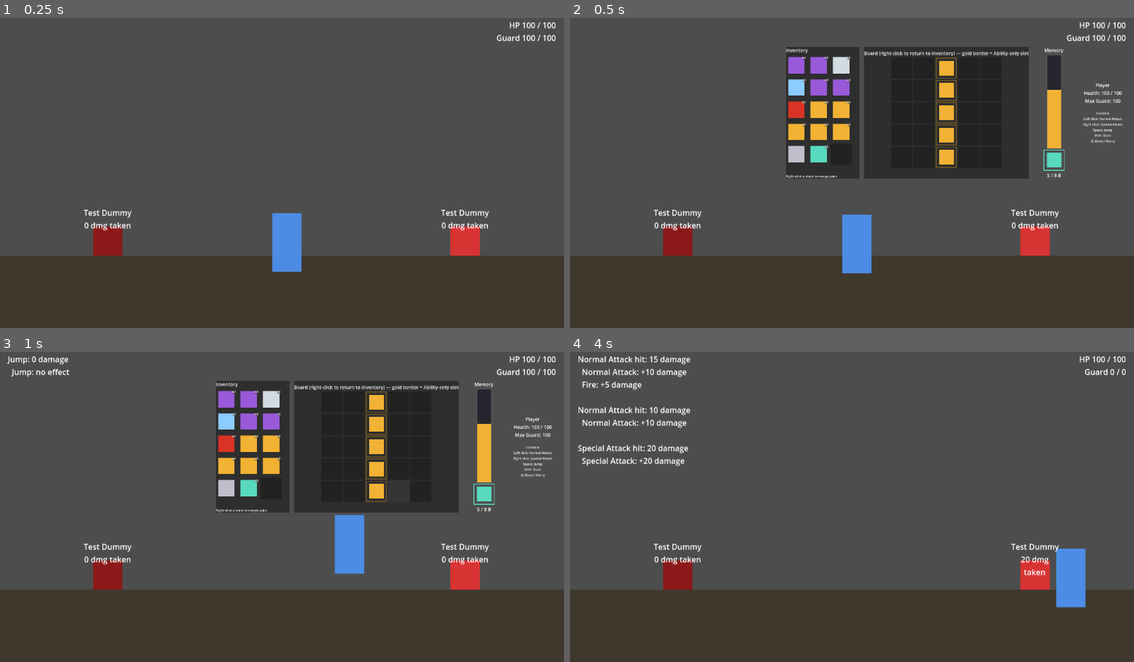
Above: before the commit, frames 1-4 (two rows, left to right).
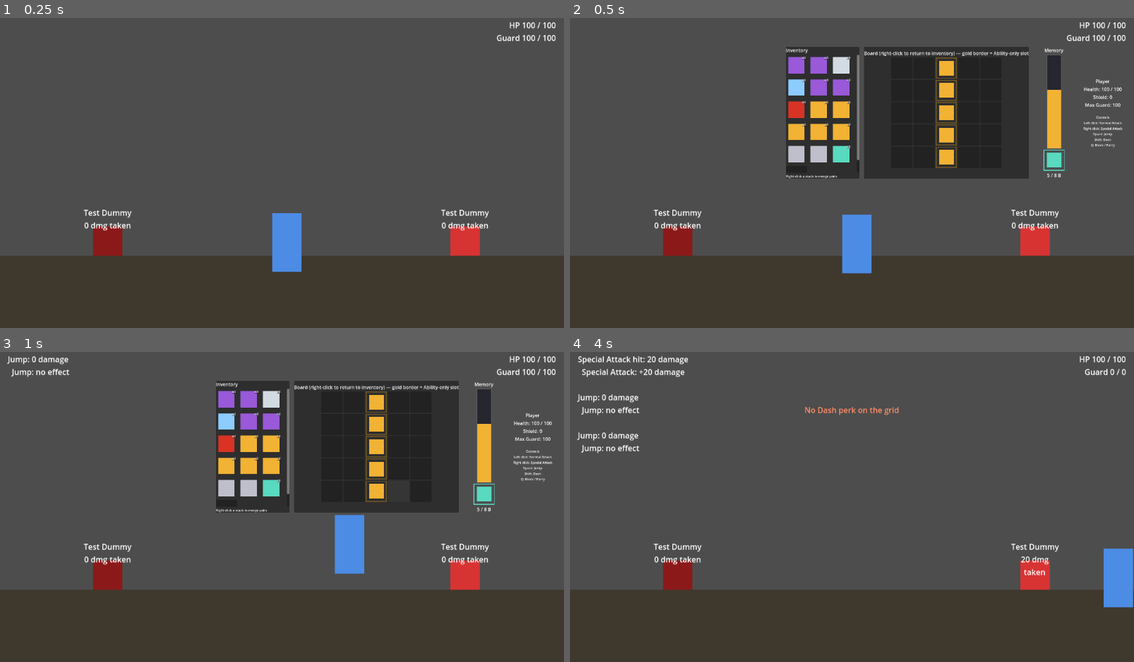
Above: after the commit, the same moments.

Repository: Thord1n/SynapseGame
Game: Godot game, scene res://scenes/tests/grid_trigger_test.tscn
The game is run twice, just before and just after one commit, with the same random seed, the same clock (stepped at 60 frames per second) and the same inputs. This scene is started directly instead of the project's main scene.
Inputs (mouse positions are in pixels of both pictures, inside the frame that each line leads up to):
- Up to frame 1 (0.25 s): no input
- Up to frame 2 (0.5 s): no input
- Up to frame 3 (1 s): tap A (Left) at 0.5 s; move the mouse to (406, 488) at 0.52 s; hold D (Right) from 0.53 s (still down); hold Q (Block) from 0.53 s (still down); click (406, 488) at 0.67 s; tap Space (Jump) at 0.77 s; tap Shift (Dash) at 0.8 s
- Up to frame 4 (4 s): tap Space (Jump) at 1.07, 1.52, 1.82, 2.3, 2.75, 2.85, 3.02, 3.32, 3.77 s; tap A (Left) at 1.25, 2 s; move the mouse to (739, 519) at 1.27 s; release Q (Block) at 1.28 s; tap Shift (Dash) at 1.35, 3.8 s; right-click (739, 519) at 1.55 s; move the mouse to (908, 435) at 2.02 s; release D (Right) at 2.03 s; hold A (Left) 2.03-2.78 s; hold Right mouse button (Special_attack) 2.03-2.78 s; move the mouse to (823, 565) at 2.77 s; hold D (Right) from 2.78 s (still down); click (823, 565) at 2.92 s; tap Q (Block) at 3.05 s; move the mouse to (1021, 550) at 3.52 s; hold Q (Block) from 3.53 s (still down)

Frame 1 is identical in both runs. In frame 2, 1.0% of the frame differs, in the area x 42-98%, y 11-47%; in frame 3, 1.0%; in frame 4, 3.9%, in the area x 1-100%, y 1-83%.

Commit message:
Block is its own ability; Shield is a passive Core perk; missing-perk cue
Thomas reversed the Shield-as-Block ruling: Shield is a physical
(passive) shield and Block is an action. Block (block.tres,
BlockPerkDefinition) is the Block button's ability, its chain fires on a
parry and its level sets max Guard (base_damage 100). Shield is back to
the flat shield stat, now a Core perk, and not in the starting loadout.

Pressing a move whose perk isn't on the grid flashes a short HUD cue
naming the perk (on press only, no lasting marker).

Co-Authored-By: Claude Opus 5.5 (1M context) <noreply@anthropic.com>
Claude-Session: https://claude.ai/code/session_017xZyWZz86SG64GVaBwrJvM

Diff:
--- /dev/null
+++ b/resources/perks/ability/block.tres
@@ -0,0 +1,11 @@
+[gd_resource type="Resource" script_class="BlockPerkDefinition" load_steps=2 format=3]
+
+[ext_resource type="Script" path="res://scripts/perks/block_perk_definition.gd" id="1"]
+
+[resource]
+script = ExtResource("1")
+id = &"block"
+display_name = "Block"
+description = "Block (hold) and Parry (press just before a hit) on one button. Its level sets max Guard. Modifiers chained here fire on a parry."
+input_accepts = Array[int]([2])
+base_damage = 100.0
--- a/resources/perks/ability/shield.tres
+++ b/resources/perks/core/shield.tres
@@ -6,7 +6,6 @@
 script = ExtResource("1")
 id = &"shield"
 display_name = "Shield"
-description = "Block (hold) and Parry (press just before a hit) on one button. Its level sets max Guard. Modifiers chained here fire on a parry."
-perk_class = 1
-input_accepts = Array[int]([2])
-base_damage = 100.0
+description = "Passive physical shield. Raises max Shield while placed anywhere on the grid. Not tied to a button; blocking is the Block ability."
+perk_class = 0
+base_damage = 20.0
--- a/scenes/main/game_gui.gd
+++ b/scenes/main/game_gui.gd
@@ -26,8 +26,9 @@
 const ABILITY_SLOT_BORDER := 3.0
 
 ## Fixed named abilities (see AbilityController): an input action always means this specific
-## perk id, wherever it's currently placed on the board — not a fixed board slot. Shield (the
-## Block button) is absent: PlayerController handles Block itself, and its chain fires on a parry.
+## perk id, wherever it's currently placed on the board — not a fixed board slot. Block is
+## absent: PlayerController handles it, and its chain fires on a parry (TriggerRouter). Shield is
+## a passive stat read by PlayerCharacter, never triggered.
 ## Keys match project.godot's [input] section exactly (case-sensitive) — these are real,
 ## editor-configured Input Map actions now, not runtime-registered here (see _ready()).
 const ABILITY_ACTIONS := {
@@ -50,7 +51,7 @@
 	&"jump": Vector2i(2, 0),
 	&"normal_attack": Vector2i(2, 1),
 	&"special_attack": Vector2i(2, 2),
-	&"shield": Vector2i(2, 3),
+	&"block": Vector2i(2, 3),
 	&"dash": Vector2i(2, 4),
 }
 
@@ -81,6 +82,7 @@
 ## on a successful placement/pickup so it never lingers past being relevant.
 var status_label: Label
 var health_label: Label
+var shield_label: Label
 var guard_label: Label
 
 var tooltip_panel: PanelContainer
@@ -125,7 +127,10 @@
 	_seed_inventory()
 
 	board.board_recomputed.connect(func(_dirty): _refresh_ui())
+	board.board_recomputed.connect(func(_dirty): player.recompute_shield_from_board(board))
 	inventory.inventory_changed.connect(_refresh_ui)
+
+	player.recompute_shield_from_board(board)
 
 	_refresh_ui()
 
@@ -452,7 +457,7 @@
 
 	return vbox
 
-## Health/max Guard readout plus the control scheme, so the Ability-perk-to-control wiring (see
+## Health/Shield/max Guard readout plus the control scheme, so the Ability-perk-to-control wiring (see
 ## ABILITY_ACTIONS/_unhandled_input) is discoverable without reading source.
 func _build_player_panel() -> Control:
 	var vbox := VBoxContainer.new()
@@ -469,6 +474,10 @@
 	health_label = Label.new()
 	health_label.horizontal_alignment = HORIZONTAL_ALIGNMENT_CENTER
 	vbox.add_child(health_label)
+
+	shield_label = Label.new()
+	shield_label.horizontal_alignment = HORIZONTAL_ALIGNMENT_CENTER
+	vbox.add_child(shield_label)
 
 	guard_label = Label.new()
 	guard_label.horizontal_alignment = HORIZONTAL_ALIGNMENT_CENTER
@@ -909,7 +918,8 @@
 
 func _refresh_player_panel() -> void:
 	health_label.text = "Health: %d / %d" % [player.current_health, player.max_health]
-	guard_label.text = "Max Guard: %d" % ShieldPerkDefinition.max_guard_on(board)
+	shield_label.text = "Shield: %d" % player.shield
+	guard_label.text = "Max Guard: %d" % BlockPerkDefinition.max_guard_on(board)
 
 func _refresh_held_symbol() -> void:
 	if _held.is_empty():
--- a/scenes/main/main.gd
+++ b/scenes/main/main.gd
@@ -16,7 +16,12 @@
 @onready var player: PlayerController = $World/Player
 @onready var player_status_label: Label = $HudLayer/PlayerStatusLabel
 
+## How long the "missing perk" cue stays on screen.
+const MISSING_CUE_SECONDS := 1.2
+
 var _combat_log_lines: Array[String] = []
+var _missing_cue: Label
+var _missing_cue_timer: SceneTreeTimer
 
 func _ready() -> void:
 	_register_toggle_action()
@@ -38,7 +43,27 @@
 	player.hurt.connect(func(hit: Hit): _on_ability_triggered("Hit for %s%s" % [PerkDefinition.format_number(hit.damage), " (unblockable)" if hit.kind == Hit.Kind.UNBLOCKABLE else ""]))
 	player.guard_broken.connect(func(): _on_ability_triggered("GUARD BROKEN"))
 	player.died.connect(func(): _on_ability_triggered("Died, back to spawn"))
+	player.ability_missing.connect(_show_missing_cue)
 	_refresh_player_status()
+
+## Pressing a move whose perk isn't on the grid flashes a short cue naming the perk (Thomas:
+## only when the action is pressed, no permanent marker).
+func _show_missing_cue(ability_id: StringName) -> void:
+	if _missing_cue == null:
+		_missing_cue = Label.new()
+		_missing_cue.set_anchors_and_offsets_preset(Control.PRESET_CENTER_TOP)
+		_missing_cue.offset_top = 120.0
+		_missing_cue.grow_horizontal = Control.GROW_DIRECTION_BOTH
+		_missing_cue.horizontal_alignment = HORIZONTAL_ALIGNMENT_CENTER
+		_missing_cue.add_theme_color_override("font_color", Color(1.0, 0.55, 0.4))
+		$HudLayer.add_child(_missing_cue)
+	_missing_cue.text = "No %s perk on the grid" % String(ability_id).capitalize()
+	_missing_cue.visible = true
+	var timer := get_tree().create_timer(MISSING_CUE_SECONDS)
+	_missing_cue_timer = timer
+	timer.timeout.connect(func():
+		if _missing_cue_timer == timer:
+			_missing_cue.visible = false)
 
 func _refresh_player_status() -> void:
 	player_status_label.text = "HP %d / %d\nGuard %d / %d" % [
--- a/scenes/tests/grid_trigger_test.gd
+++ b/scenes/tests/grid_trigger_test.gd
@@ -1,8 +1,8 @@
 extends Node
 ## Scripted regression check for TriggerRouter: each gameplay event resolves the matching
 ## ability's SynapseGrid chain against the right enemy (the hit landing -> Normal/Special Attack,
-## a parry -> Shield, dodging through a hit -> Dash, takeoff -> Jump over an area), keypresses no
-## longer resolve chains on their own in main.tscn, Special Attack is on a cooldown, Shield's
+## a parry -> Block, dodging through a hit -> Dash, takeoff -> Jump over an area), keypresses no
+## longer resolve chains on their own in main.tscn, Special Attack is on a cooldown, Block's
 ## level sets max Guard, and the grid is live (moves work with it open; removing a perk stops
 ## its move at once). Run headless:
 ## Godot --headless --path <project> res://scenes/tests/grid_trigger_test.tscn --quit-after 3000
@@ -27,11 +27,11 @@
 	# --- Starting loadout: level-2 Memory slotted, the five moves on the grid at 1 byte each.
 	_check(game_gui.memory_system.slotted_perk != null and game_gui.memory_system.slotted_perk.level == 2,
 		"starting loadout slots a level-2 Memory perk")
-	for id in [&"jump", &"normal_attack", &"special_attack", &"shield", &"dash"]:
+	for id in [&"jump", &"normal_attack", &"special_attack", &"block", &"dash"]:
 		_check(router.is_equipped(id), "starting loadout places %s" % id)
 	_check(game_gui.memory_system.get_used(game_gui.board) == 5 and game_gui.memory_system.get_capacity() == 8,
 		"5 abilities use 5 of 8 bytes (%d / %d)" % [game_gui.memory_system.get_used(game_gui.board), game_gui.memory_system.get_capacity()])
-	_check(is_equal_approx(player.max_guard, 100.0), "level-1 Shield gives max Guard 100 (%s)" % player.max_guard)
+	_check(is_equal_approx(player.max_guard, 100.0), "level-1 Block gives max Guard 100 (%s)" % player.max_guard)
 
 	# --- The grid is live: with it open, moves still work.
 	game_gui.visible = true
@@ -45,12 +45,12 @@
 	await _frames(90)
 	game_gui.visible = false
 
-	# --- Removing Shield mid-block stops the block at once and zeroes max Guard.
-	player.block(true)
-	_check(player.is_blocking(), "blocking with Shield placed")
-	_remove(&"shield")
+	# --- Removing the Block perk mid-block stops the block at once and zeroes max Guard.
+	player.block(true)
+	_check(player.is_blocking(), "blocking with the Block perk placed")
+	_remove(&"block")
 	await _frames(2)
-	_check(not player.is_blocking() and player.max_guard == 0.0, "Shield removed mid-block: block ends, no Guard")
+	_check(not player.is_blocking() and player.max_guard == 0.0, "Block perk removed mid-block: block ends, no Guard")
 
 	# --- Abilities are perks: take them off the grid and the moves stop working.
 	_clear_board()
@@ -62,8 +62,23 @@
 	_check(player.is_on_floor(), "no Jump perk: can't jump")
 	_check(not player.dash(), "no Dash perk: can't dodge")
 	player.block(true)
-	_check(not player.is_blocking(), "no Shield perk: can't block or parry")
+	_check(not player.is_blocking(), "no Block perk: can't block or parry")
 	_check(not player.special_attack(), "no Special Attack perk: can't use it")
+	var missing: Array[StringName] = []
+	player.ability_missing.connect(func(id): missing.append(id))
+	player.jump()
+	player.block(true)
+	_check(missing == [&"jump", &"block"], "pressing a missing move reports which perk is missing (%s)" % [missing])
+	var cue: Label = $Main._missing_cue
+	_check(cue != null and cue.visible and cue.text == "No Block perk on the grid", "...and flashes a cue naming it")
+	await _frames(int($Main.MISSING_CUE_SECONDS * 60) + 10)
+	_check(not cue.visible, "...which goes away on its own")
+
+	# --- Shield is a passive Core perk: placed anywhere, it raises the flat shield stat.
+	_check(game_gui.player.shield == 0, "no Shield perk: no shield")
+	_place(&"shield", Vector2i(0, 0), -1, -1)
+	_check(game_gui.player.shield == 20, "Shield placed off the ability column: shield 20 (%d)" % game_gui.player.shield)
+	_remove(&"shield")
 
 	# --- Normal Attack -> Fire on the board: the landed swing deals the chain's damage.
 	_place(&"normal_attack", Vector2i(2, 0), GridDirection.Value.EAST, -1)
@@ -84,23 +99,23 @@
 	_check(player.special_attack(), "Special Attack is ready again after its cooldown")
 	await _frames(20)
 
-	# --- Parry fires the Shield chain at the attacker.
+	# --- Parry fires the Block chain at the attacker.
 	var before := enemy.dummy_target.damage_taken
 	_parry_hit_from(enemy)
-	_check(is_equal_approx(enemy.dummy_target.damage_taken, before), "no Shield on the board: Block does nothing, so nothing fires")
-	_place(&"shield", Vector2i(2, 2), GridDirection.Value.EAST, -1)
+	_check(is_equal_approx(enemy.dummy_target.damage_taken, before), "no Block on the board: blocking does nothing, so nothing fires")
+	_place(&"block", Vector2i(2, 2), GridDirection.Value.EAST, -1)
 	_place(&"shock", Vector2i(3, 2), GridDirection.Value.EAST, GridDirection.Value.WEST)
-	var guard_expected := router.fire(&"shield", null).damage
+	var guard_expected := router.fire(&"block", null).damage
 	before = enemy.dummy_target.damage_taken
 	_parry_hit_from(enemy)
 	_check(guard_expected > 0.0 and is_equal_approx(enemy.dummy_target.damage_taken - before, guard_expected),
-		"Shield -> Shock fires at the attacker on a parry, with no base hit of its own (%s)" % guard_expected)
+		"Block -> Shock fires at the attacker on a parry, with no base hit of its own (%s)" % guard_expected)
 	before = enemy.dummy_target.damage_taken
 	player.block(true)
 	await _frames(20)
 	player.receive_hit(Hit.new(10.0, Hit.Kind.PARRYABLE, enemy))
 	player.block(false)
-	_check(is_equal_approx(enemy.dummy_target.damage_taken, before), "a plain block does not fire the Shield chain")
+	_check(is_equal_approx(enemy.dummy_target.damage_taken, before), "a plain block does not fire the Block chain")
 
 	# --- Dodging through a hit fires the Dash chain at the attacker.
 	_place(&"dash", Vector2i(2, 3), GridDirection.Value.EAST, -1)
--- a/scripts/combat/trigger_router.gd
+++ b/scripts/combat/trigger_router.gd
@@ -7,7 +7,7 @@
 ##
 ## Event -> ability chain -> target:
 ## - attack_landed  (on_hit)           -> the swing's ability (normal/special attack) -> the enemy hit
-## - parried        (on_parry)         -> shield -> the attacker
+## - parried        (on_parry)         -> block  -> the attacker
 ## - dodged_through (on_dodge_through) -> dash   -> the attacker
 ## - jump_started   (on_jump_start)    -> jump   -> every enemy within an area around the
 ##   takeoff point (jump_radius, widened by Explosion/Linger in the chain)
@@ -15,12 +15,12 @@
 ##
 ## Also owns the "is it equipped" rule: it points PlayerController.ability_gate at the board,
 ## so a move whose ability perk isn't placed doesn't happen at all (Thomas: abilities are perks),
-## and keeps the player's max Guard in step with the Shield perk's level.
+## and keeps the player's max Guard in step with the Block perk's level.
 
 const EVENT_LABELS := {
 	&"normal_attack": "Normal Attack hit",
 	&"special_attack": "Special Attack hit",
-	&"shield": "Parry",
+	&"block": "Parry",
 	&"dash": "Dodge through",
 	&"jump": "Jump",
 }
@@ -38,7 +38,7 @@
 func _ready() -> void:
 	player.ability_gate = is_equipped
 	player.attack_landed.connect(_on_attack_landed)
-	player.parried.connect(func(hit: Hit): fire(&"shield", _enemy_of(hit)))
+	player.parried.connect(func(hit: Hit): fire(&"block", _enemy_of(hit)))
 	player.dodged_through.connect(func(hit: Hit): fire(&"dash", _enemy_of(hit)))
 	player.jump_started.connect(_on_jump_started)
 	game_gui.board.board_recomputed.connect(func(_dirty): _sync_max_guard())
@@ -79,7 +79,7 @@
 	fire(ability_id, enemy)
 
 func _sync_max_guard() -> void:
-	player.set_max_guard(ShieldPerkDefinition.max_guard_on(game_gui.board))
+	player.set_max_guard(BlockPerkDefinition.max_guard_on(game_gui.board))
 
 static func _enemy_of(hit: Hit) -> Enemy:
 	return hit.source as Enemy
--- /dev/null
+++ b/scripts/perks/block_perk_definition.gd
@@ -0,0 +1,24 @@
+class_name BlockPerkDefinition
+extends PerkDefinition
+## Block, the Block button's ability (Thomas: one button, hold = block, a press just before a hit
+## = parry). Its chain fires on a parry (TriggerRouter). Its level sets the Guard meter's
+## maximum: base_damage/get_scaled_base_damage does the level scaling and is read as max Guard,
+## never as damage, so apply_effect adds no base hit to the chain. No Block placed: no block,
+## no parry. Not to be confused with Shield, a passive Core perk (ShieldPerkDefinition).
+
+const ID := &"block"
+
+func get_tooltip_extra(level: int) -> String:
+	return "\nMax Guard: %s" % format_number(get_scaled_base_damage(level))
+
+func apply_effect(_level: int, _context: EffectContext) -> void:
+	pass
+
+## Max Guard granted by the Block perks on the board (0 when none is placed).
+static func max_guard_on(board: Board) -> float:
+	var total := 0.0
+	for placed in board.get_all_placed_perks():
+		var definition := placed.get_definition()
+		if definition.perk_class == PerkDefinition.PerkClass.ABILITY and definition.id == ID:
+			total += definition.get_scaled_base_damage(placed.get_level())
+	return total
--- a/scripts/perks/shield_perk_definition.gd
+++ b/scripts/perks/shield_perk_definition.gd
@@ -1,23 +1,15 @@
 class_name ShieldPerkDefinition
 extends PerkDefinition
-## Shield is the Block button's ability (Thomas): hold to block, press just before a hit to
-## parry. Its chain fires on a parry (TriggerRouter). Its level sets the Guard meter's maximum:
-## base_damage/get_scaled_base_damage does the level scaling and is read as max Guard, never as
-## damage, so apply_effect adds no base hit to the chain. No Shield placed: no block, no parry.
-
-const ID := &"shield"
+## Shield (and any future perk that grants a passive character stat rather than a combat
+## effect) shares this base. base_damage/get_scaled_base_damage still does the level-scaling
+## math — PlayerCharacter.recompute_shield_from_board reads that same scaled number directly
+## (matched by PerkDefinition.id, not by this subclass) and treats it as a shield amount. This
+## subclass exists for two things only: correct tooltip wording ("Shield" instead of "Damage"),
+## and making sure a Shield perk never contributes to combat math if a chain ever happens to
+## route through it (see apply_effect) — it's a stat source, not a triggerable effect.
 
 func get_tooltip_extra(level: int) -> String:
-	return "\nMax Guard: %s" % format_number(get_scaled_base_damage(level))
+	return "\nShield: %s" % format_number(get_scaled_base_damage(level))
 
 func apply_effect(_level: int, _context: EffectContext) -> void:
 	pass
-
-## Max Guard granted by the Shield perks on the board (0 when none is placed).
-static func max_guard_on(board: Board) -> float:
-	var total := 0.0
-	for placed in board.get_all_placed_perks():
-		var definition := placed.get_definition()
-		if definition.perk_class == PerkDefinition.PerkClass.ABILITY and definition.id == ID:
-			total += definition.get_scaled_base_damage(placed.get_level())
-	return total
--- a/scripts/player/player_character.gd
+++ b/scripts/player/player_character.gd
@@ -1,7 +1,30 @@
 class_name PlayerCharacter
 extends Node
-## Core player attributes. Health is a flat starting stat. Shield is no longer a stat here: it
-## is the Block/Parry ability and sets max Guard on PlayerController (see ShieldPerkDefinition).
+## Core player attributes. Health is a flat starting stat — nothing changes it yet, since no
+## damage-to-player system exists. Shield has no base of its own; its only source is a placed
+## Shield perk (a passive Core perk, Thomas: "a physical shield"; blocking is the separate Block
+## ability). recompute_shield_from_board re-derives it fresh from current
+## board state rather than storing it speculatively, the same pattern MemorySystem's capacity
+## and EffectSolver's old per-perk math both already used.
+
+signal shield_changed(current: int)
+
+const SHIELD_PERK_ID := &"shield"
 
 @export var max_health: int = 100
 var current_health: int = max_health
+
+var shield: int = 0
+
+## Sums get_scaled_base_damage() (read here as a shield amount, not damage) across every placed
+## perk with id "shield" — ordinarily just 0 or 1 of them, but summed generically rather
+## than assuming exactly one. No-ops (no signal) if the total hasn't actually changed.
+func recompute_shield_from_board(board: Board) -> void:
+	var total := 0
+	for placed in board.get_all_placed_perks():
+		var definition := placed.get_definition()
+		if definition.id == SHIELD_PERK_ID:
+			total += definition.get_scaled_base_damage(placed.get_level())
+	if total != shield:
+		shield = total
+		shield_changed.emit(shield)
--- a/scripts/player/player_controller.gd
+++ b/scripts/player/player_controller.gd
@@ -2,7 +2,7 @@
 extends CharacterBody2D
 ## The player's physical actions. Reads project.godot's Input Map actions (Left/Right/Jump/
 ## Block/Dash/Normal_attack/Special_attack, added directly in the editor): movement, Jump,
-## Shield (Block + Parry on one button), Dodge (the Dash action), and Normal/Special Attack (a
+## Block (Block + Parry on one button), Dodge (the Dash action), and Normal/Special Attack (a
 ## timed melee hitbox — see `hitbox`/_on_hitbox_area_entered). Each move works only while its
 ## ability perk is on the grid (see ability_gate); what the rest of its chain adds is resolved
 ## when the matching event fires (see the signals below and TriggerRouter,
@@ -16,8 +16,8 @@
 ## Defense (receive_hit): the player has Health, and a Guard meter used only by Block. Per the
 ## Designer's numbers (design/answers-for-programmer.md), all exported so they can be tuned:
 ## - Parry: Block pressed within `parry_window` before a parryable hit lands. No damage, emits
-##   `parried`. Block and Parry are one ability (the Shield perk) on one button: hold = block, a
-##   press just before impact = parry. Shield's level sets max_guard (see set_max_guard).
+##   `parried`. Block and Parry are one ability (the Block perk) on one button: hold = block, a
+##   press just before impact = parry. Block's level sets max_guard (see set_max_guard).
 ## - Block: held longer than that. Takes `block_damage_taken` of the damage and drains Guard;
 ##   Guard at 0 breaks (stunned for `guard_break_stun`). Guard regenerates when not blocking.
 ## - Unblockable hits ignore Block and Parry entirely: only a dodge avoids them.
@@ -50,6 +50,8 @@
 ## &"special_attack"); TriggerRouter resolves that ability's grid chain against the enemy.
 signal attack_landed(enemy: Enemy, ability_id: StringName)
 signal guard_broken
+## The player tried a move whose ability perk isn't on the grid (see _require).
+signal ability_missing(ability_id: StringName)
 ## Health hit 0. The test level has no game-over yet: the player is restored at their spawn
 ## point right after this fires (see _die).
 signal died
@@ -98,13 +100,21 @@
 var _special_ready_at := -INF
 
 ## The shared "is this ability equipped" check (Thomas: abilities are perks — no perk on the
-## grid, no move). Takes an ability perk id (&"jump", &"shield", &"dash", &"normal_attack",
+## grid, no move). Takes an ability perk id (&"jump", &"block", &"dash", &"normal_attack",
 ## &"special_attack"). Checked live, so removing a perk mid-action stops that move at once. TriggerRouter points it at the SynapseGrid board; the default allows
 ## everything so scenes without a board (unit-style tests) still move.
 var ability_gate: Callable = func(_ability_id: StringName) -> bool: return true
 
 func has_ability(ability_id: StringName) -> bool:
 	return ability_gate.call(ability_id)
+
+## has_ability for a move the player just tried: when the perk is missing, also emits
+## ability_missing so the HUD can flash a brief cue (Thomas: on press only, no lasting marker).
+func _require(ability_id: StringName) -> bool:
+	if has_ability(ability_id):
+		return true
+	ability_missing.emit(ability_id)
+	return false
 var _swing_ability: StringName = &"normal_attack"
 
 @onready var hitbox: Area2D = $AttackHitbox_Area2D
@@ -118,8 +128,8 @@
 
 func _physics_process(delta: float) -> void:
 	_time += delta
-	if _is_blocking and not has_ability(&"shield"):
-		block(false) # Shield taken off the grid mid-block
+	if _is_blocking and not has_ability(&"block"):
+		block(false) # Block taken off the grid mid-block
 	_regen_guard(delta)
 	if is_dodging():
 		_dodge_step(delta)
@@ -149,7 +159,7 @@
 ## Wired to the "Jump" action in _unhandled_input() below.
 ## Emits jump_started at takeoff, which TriggerRouter turns into the Jump chain.
 func jump() -> void:
-	if is_on_floor() and not is_stunned() and has_ability(&"jump"):
+	if is_on_floor() and not is_stunned() and _require(&"jump"):
 		velocity.y = JUMP_VELOCITY
 		jump_started.emit()
 
@@ -189,7 +199,7 @@
 ## special_attack_cooldown (the Designer's plain cooldown, no resource cost). Returns false while
 ## cooling down, stunned or dodging.
 func special_attack() -> bool:
-	if _time < _special_ready_at or is_stunned() or is_dodging() or not has_ability(&"special_attack"):
+	if _time < _special_ready_at or is_stunned() or is_dodging() or not _require(&"special_attack"):
 		return false
 	_special_ready_at = _time + special_attack_cooldown
 	_swing(&"special_attack")
@@ -199,7 +209,7 @@
 	return maxf(0.0, _special_ready_at - _time)
 
 func _swing(ability_id: StringName) -> void:
-	if is_stunned() or is_dodging() or not has_ability(ability_id):
+	if is_stunned() or is_dodging() or not _require(ability_id):
 		return
 	_swing_ability = ability_id
 	hitbox.position.x = abs(hitbox.position.x) * facing_direction
@@ -211,7 +221,7 @@
 ## always available; the grid's Dash chain fires when a hit is dodged through (dodged_through). Returns false if it couldn't start (cooldown, stunned,
 ## already dodging).
 func dash() -> bool:
-	if is_dodging() or is_stunned() or not has_ability(&"dash"):
+	if is_dodging() or is_stunned() or not _require(&"dash"):
 		return false
 	if _time < _dodge_started_at + dodge_duration + dodge_cooldown:
 		return false
@@ -245,7 +255,7 @@
 	if active == _is_blocking:
 		return
 	if active:
-		if is_stunned() or is_dodging() or not has_ability(&"shield"):
+		if is_stunned() or is_dodging() or not _require(&"block"):
 			return
 		_block_pressed_at = _time
 	else:
@@ -292,7 +302,7 @@
 		return
 	_set_guard(guard + guard_regen_per_second * delta)
 
-## Max Guard comes from the Shield perk's level (TriggerRouter calls this when the board
+## Max Guard comes from the Block perk's level (TriggerRouter calls this when the board
 ## changes). A full meter stays full; otherwise Guard is clamped to the new maximum.
 func set_max_guard(value: float) -> void:
 	var was_full := guard >= max_guard
Not shown, added: scripts/perks/block_perk_definition.gd.uid
Not shown, changed: docs/design/systems/architecture_overview.md
